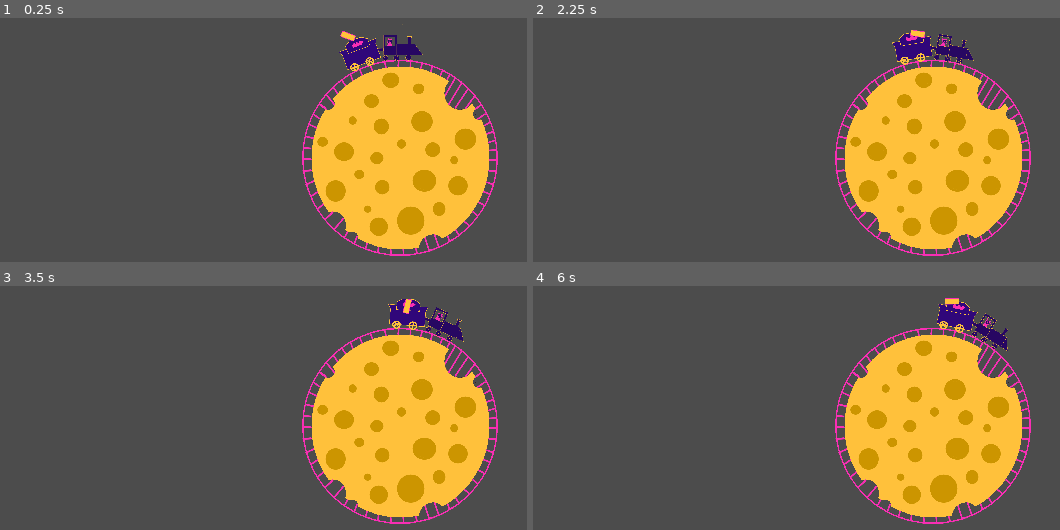
Above: before the commit, frames 1-4 (two rows, left to right).
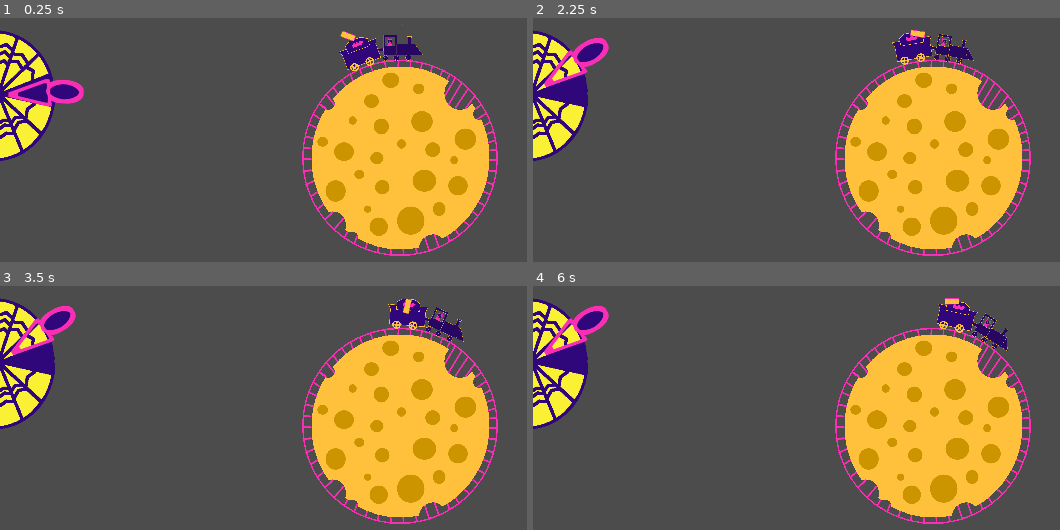
Above: after the commit, the same moments.

Repository: emmdie/MoonGame
Game: Godot game, scene res://scene/Levels/Level.tscn
Two runs of this game, one before a commit and one after it. Both use one fixed random seed, a clock stepped at 60 frames per second and the inputs below. The engine's default icon, where the game draws it, is replaced by a stand-in: a white triangle on a blue panel in a dark square.
Inputs (mouse positions are in pixels of both pictures, inside the frame that each line leads up to):
- Up to frame 1 (0.25 s): no input
- Up to frame 2 (2.25 s): tap Enter at 0.5 s; move the mouse to (outside the picture) at 0.52 s; hold W (speed_up) 0.53-1.28 s; click (outside the picture) at 0.6 s; tap Space at 1.25 s; move the mouse to (775, 183) at 1.27 s; hold Down (speed_down) 1.28-2.03 s; click (775, 183) at 1.35 s; move the mouse to (1012, 47) at 2.02 s; hold W (speed_up) from 2.03 s (still down); click (1012, 47) at 2.1 s
- Up to frame 3 (3.5 s): keep holding W (speed_up); move the mouse to (358, 525) at 2.77 s; click (358, 525) at 2.85 s
- Up to frame 4 (6 s): move the mouse to (outside the picture) at 3.52 s; release W (speed_up) at 3.53 s; hold Down (speed_down) 3.53-5.78 s; click (outside the picture) at 3.6 s; tap Enter at 4.25, 5.75 s; move the mouse to (691, 351) at 4.27 s; click (691, 351) at 4.35 s; tap Space at 5 s; move the mouse to (970, 425) at 5.02 s; click (970, 425) at 5.1 s; move the mouse to (812, 300) at 5.77 s; hold W (speed_up) from 5.78 s (still down); click (812, 300) at 5.85 s

The runs differ from the first frame. In frame 1, 4.8% of the frame differs, in the area x 0-71%, y 4-59%; in frame 2, 4.9%; in frame 3, 4.9%; in frame 4, 4.9%, in the area x 0-82%, y 4-59%.

Commit message:
add lever indicating speed change

Diff:
--- a/TrainControl.gd
+++ b/TrainControl.gd
@@ -3,6 +3,7 @@
 var gear = 0
 var currentSpeed = 0
 onready var cart1 = $RotationalCenter/TrainCart1; onready var cart2 = $RotationalCenter/TrainCart2; onready var cart3 = $RotationalCenter/TrainCart3; onready var cart4 = $RotationalCenter/TrainCart4; onready var cart5 = $RotationalCenter/TrainCart5;
+signal gearChanged(gear)
 
 func _process(delta):
 	currentSpeed = updateCurrentSpeed(delta)
@@ -24,11 +25,11 @@
 func gearDown():
 	if(!(gear==-3)):
 		gear = gear -1
-		print(str(gear)+" gear down")
+		emit_signal("gearChanged", gear)
 func gearUp():
 	if(!(gear==3)):
 		gear=gear+1
-	print(str(gear) + " gear up")
+	emit_signal("gearChanged", gear)
 
 
 func updateCurrentSpeed(delta):
--- a/scene/Levels/Level.tscn
+++ b/scene/Levels/Level.tscn
@@ -1,10 +1,11 @@
-[gd_scene load_steps=7 format=2]
+[gd_scene load_steps=8 format=2]
 
 [ext_resource path="res://scene/Moons/Moon.tscn" type="PackedScene" id=1]
 [ext_resource path="res://scene/environment/GravityField.tscn" type="PackedScene" id=2]
 [ext_resource path="res://scene/mice/Mouse.tscn" type="PackedScene" id=3]
 [ext_resource path="res://scene/Levels/Level.gd" type="Script" id=4]
 [ext_resource path="res://scene/Train/TrainControl.tscn" type="PackedScene" id=5]
+[ext_resource path="res://scene/UI/Lever.tscn" type="PackedScene" id=6]
 
 [sub_resource type="Curve2D" id=1]
 _data = {
@@ -35,5 +36,10 @@
 
 [node name="MouseTimer" type="Timer" parent="."]
 
+[node name="UI" type="Node2D" parent="."]
+
+[node name="SpeedLever" parent="UI" instance=ExtResource( 6 )]
+
 [connection signal="mouse_hit" from="Moon" to="." method="_on_Moon_mouse_hit"]
+[connection signal="gearChanged" from="Moon/TrainControl" to="UI/SpeedLever" method="_on_TrainControl_gearChanged"]
 [connection signal="timeout" from="MouseTimer" to="." method="_on_MouseTimer_timeout"]
--- a/scene/Train/TrainCart.gd
+++ b/scene/Train/TrainCart.gd
@@ -20,7 +20,7 @@
 
 func setEnabled(boolean):
 	$AnimatedSprite.visible = boolean
-	$CollisionShape2D.disabled = !true
+	$CollisionShape2D.disabled = !boolean
 
 # Called when the node enters the scene tree for the first time.
 func _ready():
--- a/scene/Train/TrainCart.tscn
+++ b/scene/Train/TrainCart.tscn
@@ -25,4 +25,5 @@
 [node name="AnimatedSprite" type="AnimatedSprite" parent="."]
 scale = Vector2( 0.25, 0.25 )
 frames = SubResource( 2 )
+frame = 2
 playing = true
--- /dev/null
+++ b/scene/UI/Lever.gd
@@ -0,0 +1,15 @@
+extends Node2D
+
+
+func updateSprite(gear):
+	$Sprite.texture = load("res://assets/art/UI/lever/"+ str(gear)+ ".png")
+
+func _process(delta):
+	pass
+
+func _ready():
+	updateSprite(0)
+
+
+func _on_TrainControl_gearChanged(gear):
+	updateSprite(gear)
--- /dev/null
+++ b/scene/UI/Lever.tscn
@@ -0,0 +1,11 @@
+[gd_scene load_steps=3 format=2]
+
+[ext_resource path="res://scene/UI/Lever.gd" type="Script" id=1]
+[ext_resource path="res://assets/art/UI/lever/0.png" type="Texture" id=2]
+
+[node name="SpeedLever" type="Node2D"]
+position = Vector2( 300, 600 )
+script = ExtResource( 1 )
+
+[node name="Sprite" type="Sprite" parent="."]
+texture = ExtResource( 2 )
Binary file added: assets/art/UI/lever/-1.png
Not shown, added: assets/art/UI/lever/-1.png.import
Binary file added: assets/art/UI/lever/-2.png
Not shown, added: assets/art/UI/lever/-2.png.import
Binary file added: assets/art/UI/lever/-3.png
Not shown, added: assets/art/UI/lever/-3.png.import
Binary file added: assets/art/UI/lever/0.png
Not shown, added: assets/art/UI/lever/0.png.import
Binary file added: assets/art/UI/lever/1.png
Not shown, added: assets/art/UI/lever/1.png.import
Binary file added: assets/art/UI/lever/2.png
Not shown, added: assets/art/UI/lever/2.png.import
(and 9 more such lines)
